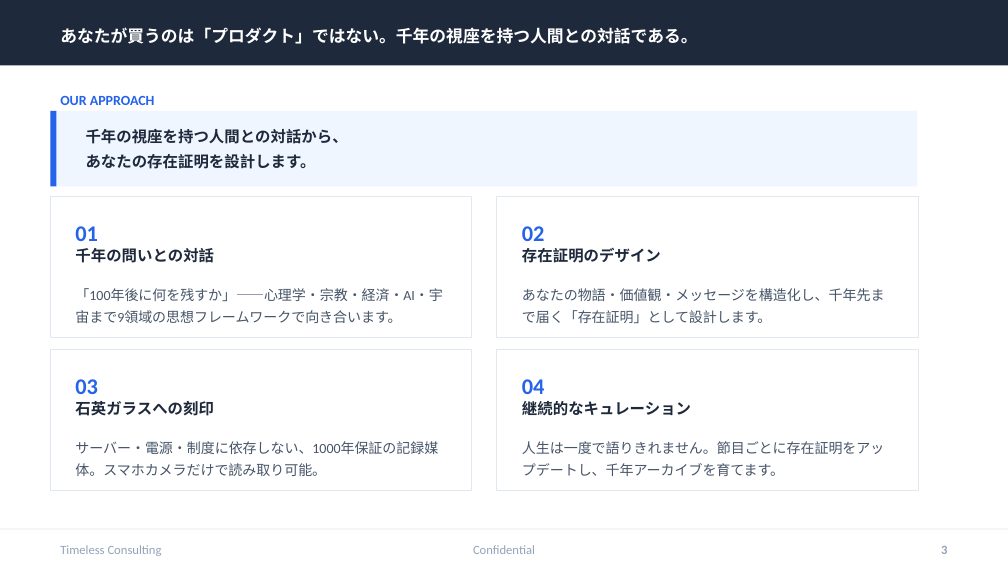
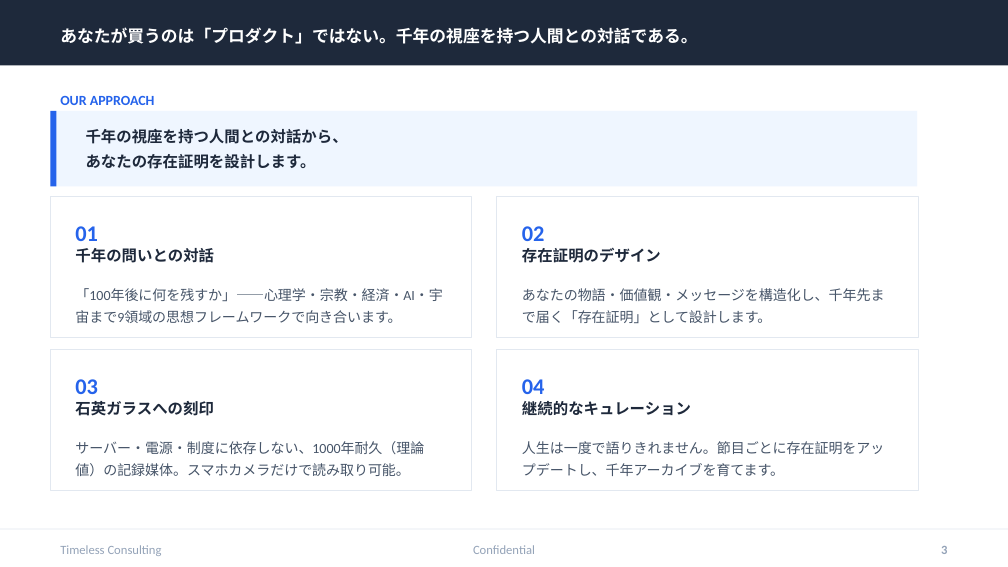
Before and after one commit to tokistorage/lp, a slide deck: slide 3 of tokistorage-client-deck.pptx. Drawn at 1008x567 pixels with LibreOffice and Linux fonts; fonts in the diff are those of the drawing. Boxes give left, top, right and bottom in pixels: in the first picture for what was removed or moved away, otherwise in the second. Text is boxed around its words. In the diff, an @@ line names an element or a change of style, - is before the commit and + after.

```diff
--- a/tokistorage-client-deck.pptx
+++ b/tokistorage-client-deck.pptx
@@ text at [75,441,424,476]: text changed @@
-サーバー・電源・制度に依存しない、1000年保証の記録媒体。スマホカメラだけで読み取り可能。
+サーバー・電源・制度に依存しない、1000年耐久（理論値）の記録媒体。スマホカメラだけで読み取り可能。
```
Also in this commit, not shown: 5 other slides changed, 1 slide added, 14 other files.
